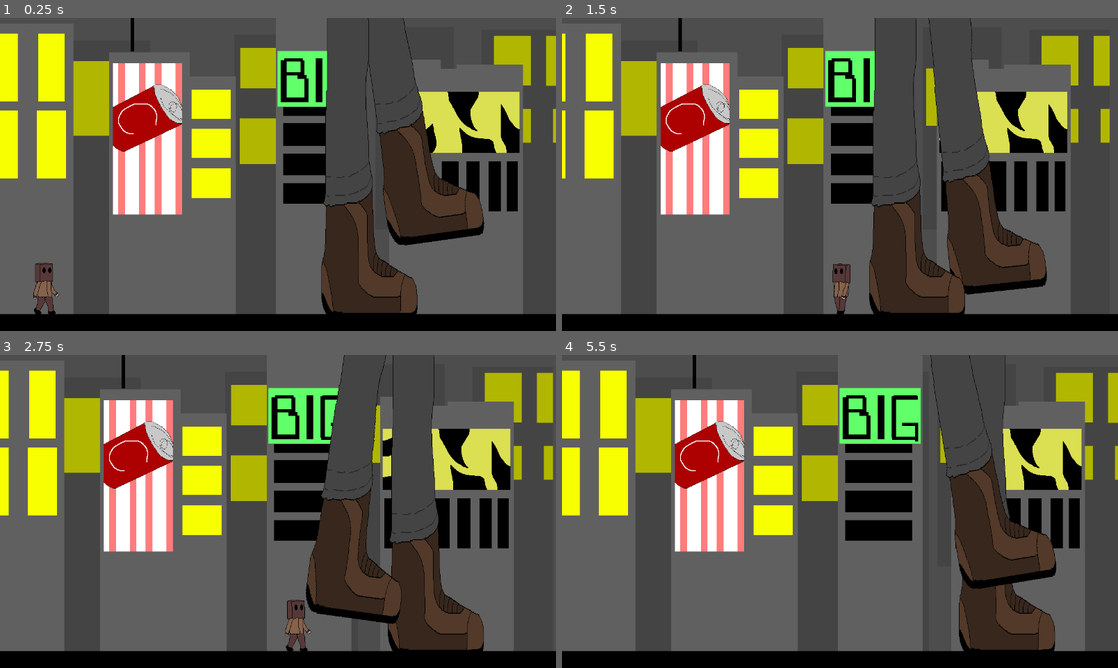
Above: before the commit, frames 1-4 (two rows, left to right).
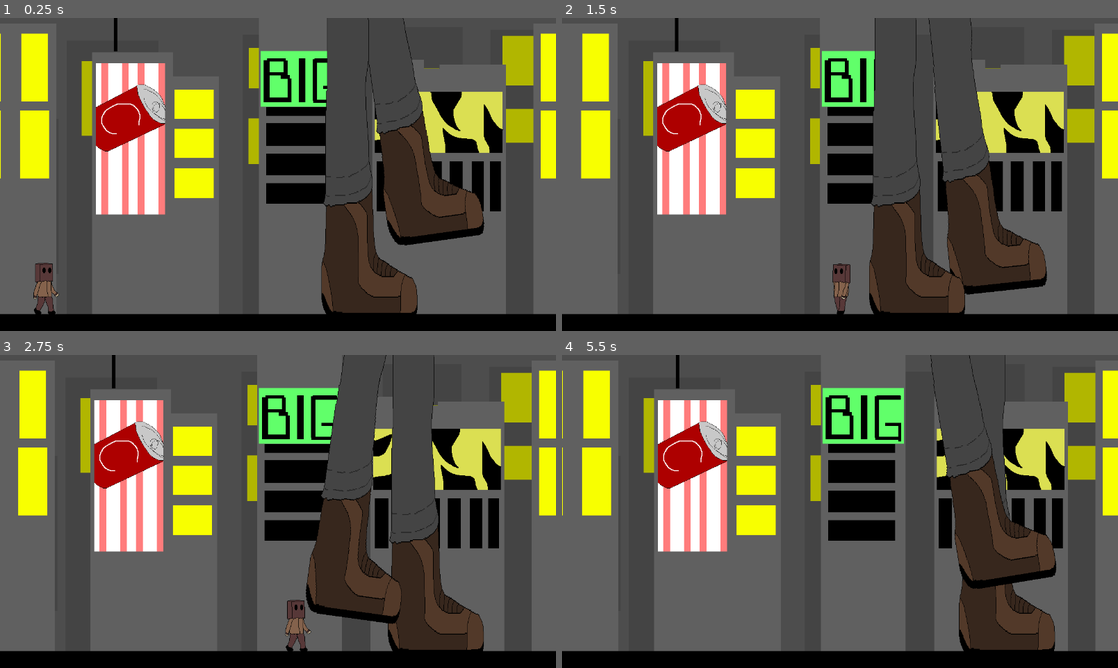
Above: after the commit, the same moments.

Repository: Person-0/littleCrossing
Game: Godot game, scene res://scenes/game.tscn
Same seed, same stepped clock (60 frames per second), same inputs: the game is played once before the commit and once after it.
Inputs:
- Up to frame 1 (0.25 s): no input
- Up to frame 2 (1.5 s): hold D (forward) 0.53-1.28 s; hold Space (dash) 0.53-1.28 s; hold A (backward) from 1.28 s (still down); tap Space (dash) at 1.35 s
- Up to frame 3 (2.75 s): release A (backward) at 2.03 s; hold D (forward) from 2.03 s (still down); hold Space (dash) from 2.03 s (still down)
- Up to frame 4 (5.5 s): release Space (dash) at 2.78 s; tap Space (dash) at 2.85, 4.35 s; release D (forward) at 3.53 s; hold Space (dash) 3.53-4.28 s; hold A (backward) from 3.53 s (still down); hold Space (dash) from 5.03 s (still down)

The runs differ from the first frame. In frame 1, 26% of the frame differs, in the area x 0-100%, y 0-95%; in frame 2, 15%; in frame 3, 23%; in frame 4, 30%.

Commit message:
implemented bg effect

Diff:
--- a/scenes/game.tscn
+++ b/scenes/game.tscn
@@ -77,15 +77,32 @@
 size = Vector2(49, 120)
 
 [node name="gameNode2d" type="Node2D" unique_id=628901147]
+script = ExtResource("2_iywne")
 
-[node name="bg_back" type="Sprite2D" parent="." unique_id=990508159]
+[node name="bg_back" type="Node2D" parent="." unique_id=461514415]
+position = Vector2(-200, 0)
+
+[node name="bg_back_1" type="Sprite2D" parent="bg_back" unique_id=990508159]
 position = Vector2(520.0001, -257.07025)
 scale = Vector2(0.70208335, 0.6943143)
 texture = ExtResource("1_iywne")
 
-[node name="bg_front" type="Sprite2D" parent="." unique_id=926419417]
-position = Vector2(485.4999, -256.68005)
+[node name="bg_back_2" type="Sprite2D" parent="bg_back" unique_id=2012903779]
+position = Vector2(1883, -266)
+scale = Vector2(0.702, 0.694)
+texture = ExtResource("1_iywne")
+
+[node name="bg_front" type="Node2D" parent="." unique_id=945393354]
+position = Vector2(-200, 0)
+
+[node name="bg_front_1" type="Sprite2D" parent="bg_front" unique_id=926419417]
+position = Vector2(427.00003, -257)
 scale = Vector2(0.66093737, 0.693185)
+texture = ExtResource("2_p57ef")
+
+[node name="bg_front_2" type="Sprite2D" parent="bg_front" unique_id=1568842235]
+position = Vector2(1737, -257)
+scale = Vector2(0.661, 0.693)
 texture = ExtResource("2_p57ef")
 
 [node name="floor" type="ColorRect" parent="." unique_id=1788643492]
@@ -96,7 +113,6 @@
 color = Color(0, 0, 0, 1)
 
 [node name="legsContainer" type="Node2D" parent="." unique_id=584485761]
-script = ExtResource("2_iywne")
 
 [node name="tinyguy" type="CharacterBody2D" parent="." unique_id=448887954]
 script = ExtResource("1_yqjtg")
--- a/scripts/walker.gd
+++ b/scripts/walker.gd
@@ -1,17 +1,28 @@
 extends Node2D
+
+@onready var legContainer = $legsContainer
+@onready var bg_back = $bg_back
+@onready var bg_front = $bg_front
+@onready var player = $tinyguy/Camera2D
 
 const LEGPAIR_HEIGHT = -280.0;
 const LEGPAIR_ITEM = preload("res://scenes/legpair.tscn")
 
+var bgoffset = Vector2(0,0)
+
 func add_leg(dir, pos):
 	var newleg = LEGPAIR_ITEM.instantiate()
-	add_child(newleg)
+	legContainer.add_child(newleg)
 	newleg.position = Vector2(pos, LEGPAIR_HEIGHT)
 	newleg.changeLegDir(dir)
 	return newleg
 
 func _ready() -> void:
 	var newleg = add_leg(1, 800)
+	bgoffset = Vector2(bg_back.position.x, bg_front.position.x)
 
 func _process(delta: float) -> void:
+	var pposx = player.get_screen_center_position().x - 320
+	bg_back.position.x = pposx + bgoffset.x
+	bg_front.position.x = (pposx + bgoffset.y) * 0.95
 	pass
